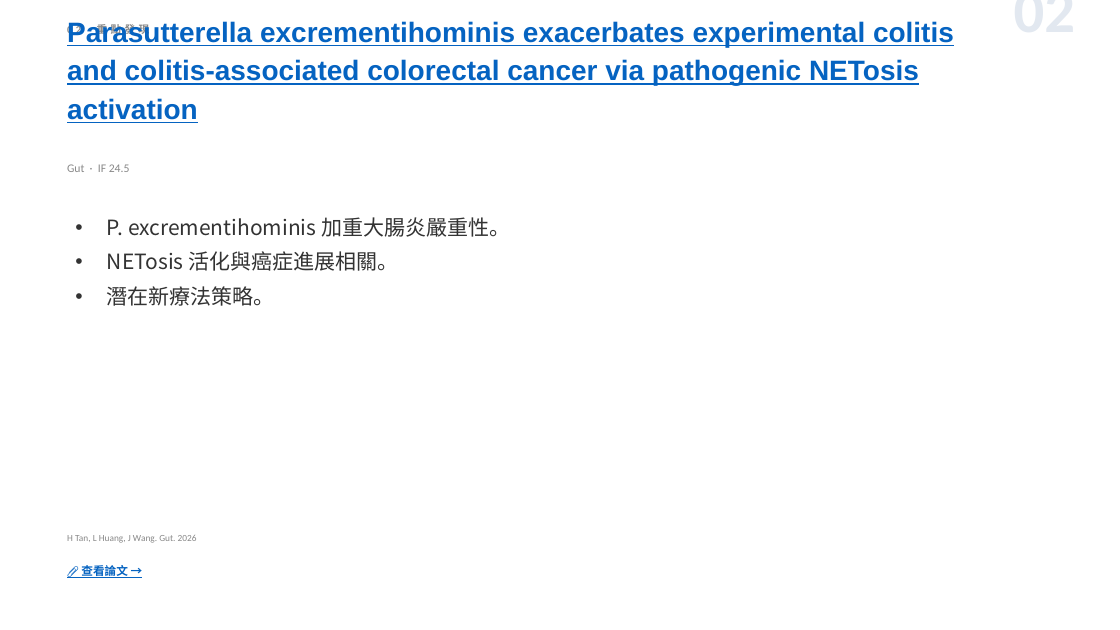
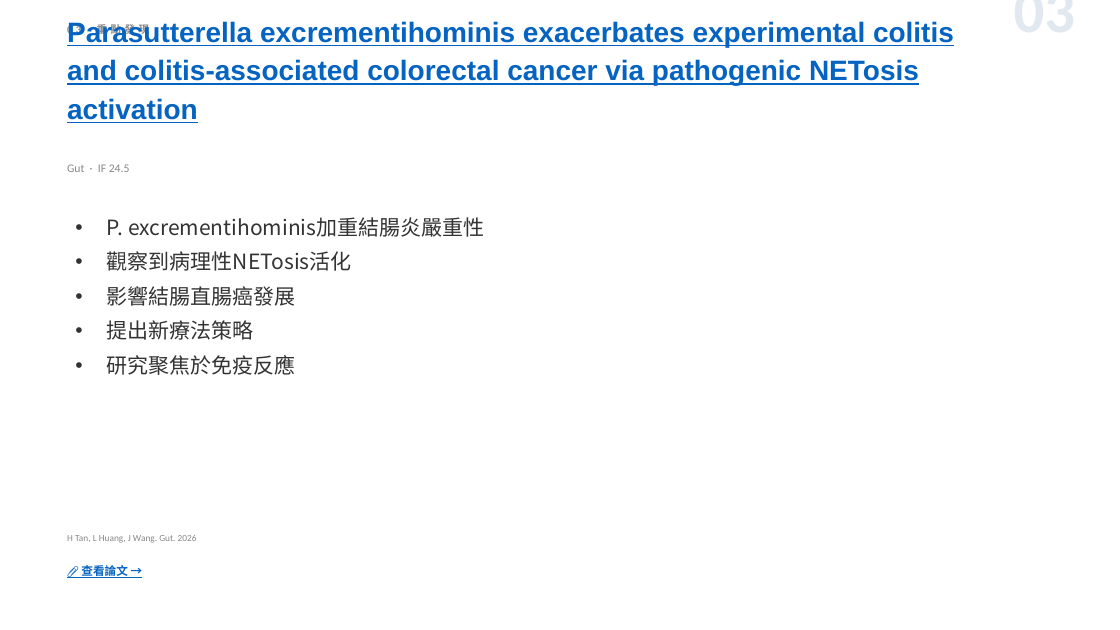
Before and after one commit to jejenhu-maker/colorectal-weekly-digest, a slide deck: slide 5 of docs/digest-zh.pptx (slide 4 before the commit). Drawn at 1120x630 pixels with LibreOffice and Linux fonts; fonts in the diff are those of the drawing. Boxes give left, top, right and bottom in pixels: in the first picture for what was removed or moved away, otherwise in the second. Text is boxed around its words. In the diff, an @@ line names an element or a change of style, - is before the commit and + after.

```diff
--- a/docs/digest-zh.pptx
+++ b/docs/digest-zh.pptx
@@ text at (x1=840, y1=8, x2=1075, y2=8): text changed @@
-02
+03
@@ text at (x1=107, y1=217, x2=484, y2=375): text changed @@
-• P. excrementihominis 加重大腸炎嚴重性。
-• NETosis 活化與癌症進展相關。
-• 潛在新療法策略。
+• P. excrementihominis加重結腸炎嚴重性
+• 觀察到病理性NETosis活化
+• 影響結腸直腸癌發展
+• 提出新療法策略
+• 研究聚焦於免疫反應
```
Also in this commit, not shown: 11 other slides changed, 2 slides added, 2 slides removed, 2 other files.
